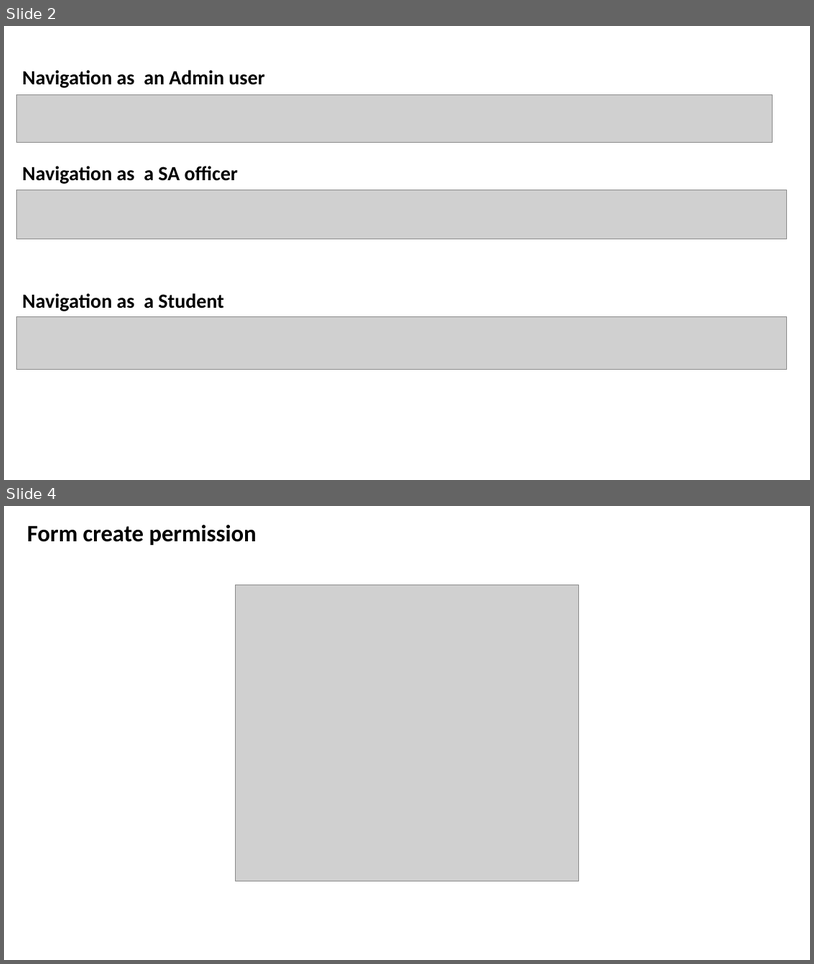
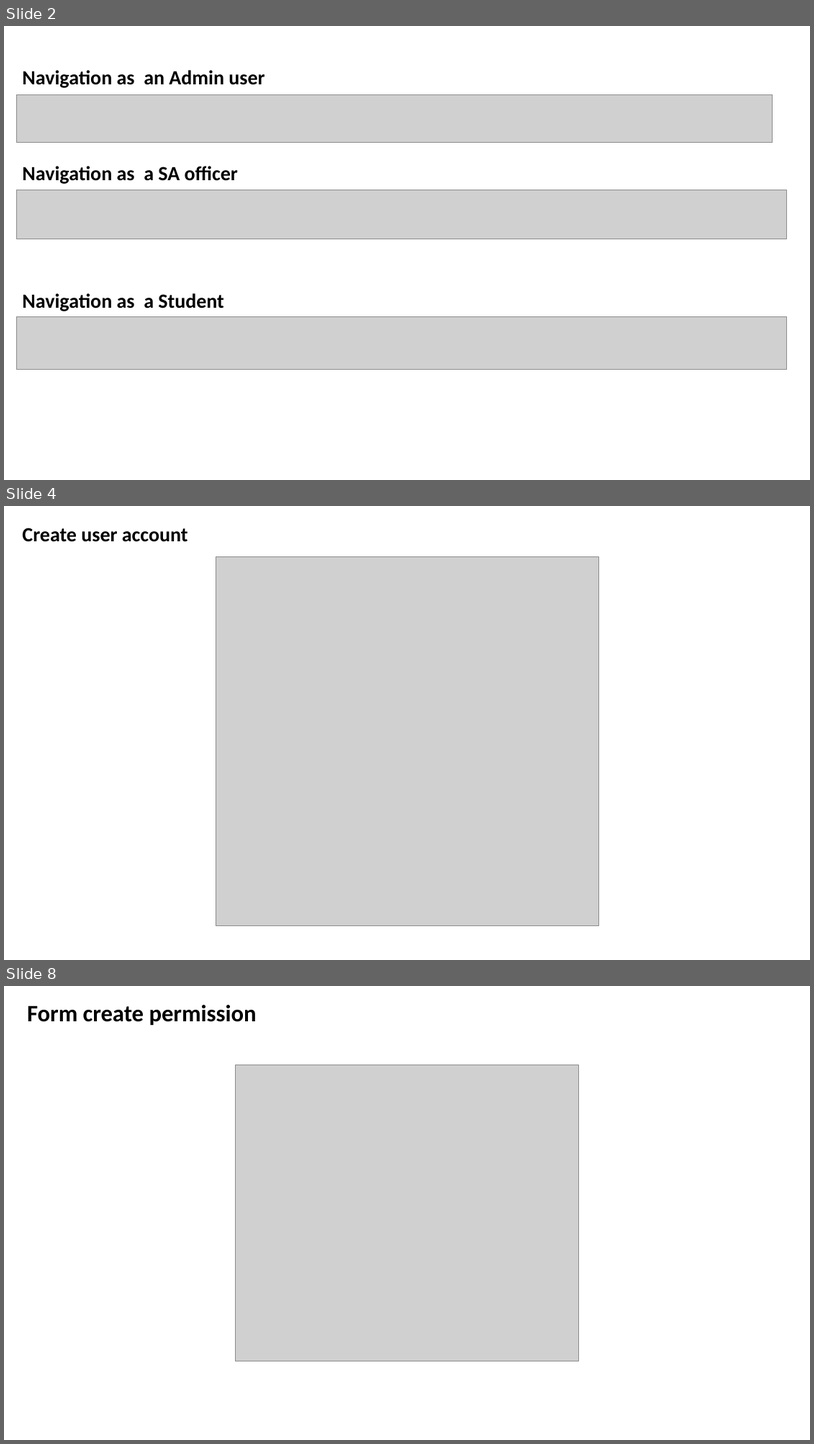
Before and after one commit to pnc-virtual-company/2021-G2-VC2-PART2, a slide deck: document/mock_up_vc2part2.pptx. Shown one above the other, each under a label of ours: slides 2 and 4 before the commit, slides 2, 4 and 8 after it; the slides between them are not shown. The pictures are 814x964 and 814x1444 pixels, drawn with LibreOffice and Linux fonts; fonts in the diff are those of the drawing; grey boxes stand for pictures. Boxes give left, top, right and bottom in pixels: in the first picture for what was removed or moved away, otherwise in the second. Text is boxed around its words. In the diff, an @@ line names an element or a change of style, - is before the commit and + after.

```diff
--- a/document/mock_up_vc2part2.pptx
+++ b/document/mock_up_vc2part2.pptx
@@ slide 4 added at (4,506,810,960), background #FFFFFF @@
@@ text added at (22,528,188,542), 24 pt, text #000000, bold @@
+Create user account
@@ picture added at (216,557,599,925) @@
@@ what was slide 4 is now slide 8 @@
```
Also in this commit, not shown: 1 slide changed, 4 other slides added.
